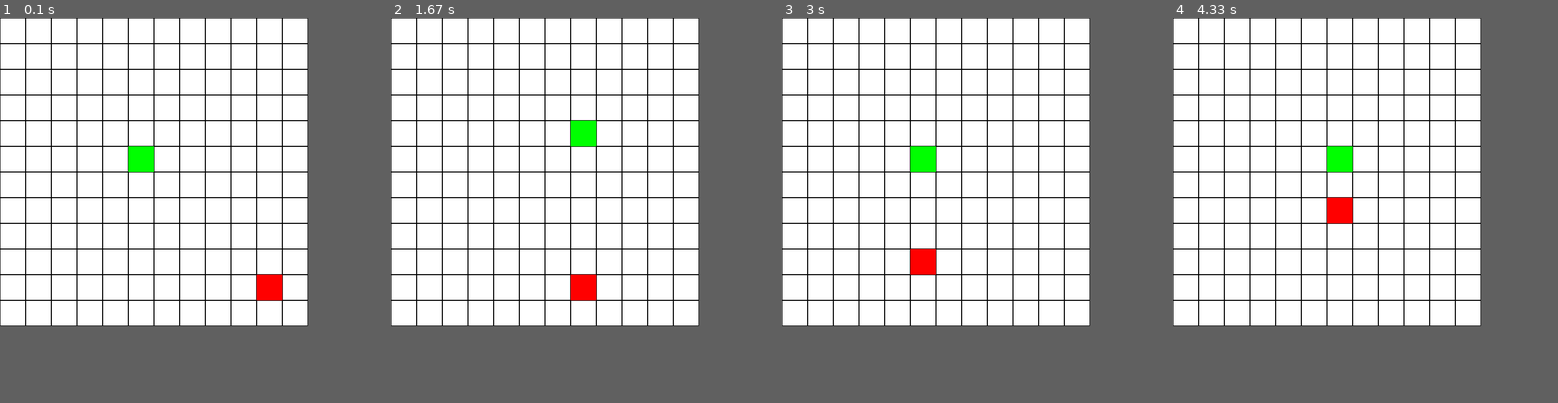
Above: before the commit, frames 1-4 (left to right).
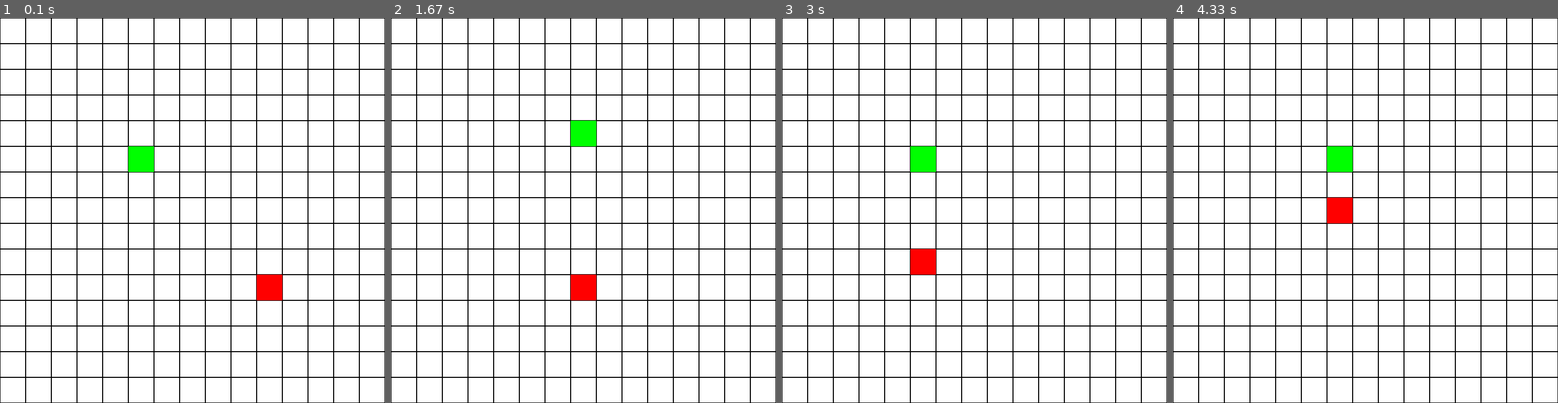
Above: after the commit, the same moments.

Repository: RishitSingh2628/StepStalker
Game: pygame game, started from import pygame.py
Same seed, same stepped clock (60 frames per second), same inputs: the game is played once before the commit and once after it.
Inputs:
- Up to frame 1 (0.1 s): no input
- Up to frame 2 (1.67 s): hold Right 0.33-0.8 s; hold Up 0.83-1.13 s; hold Right 1.17-1.63 s
- Up to frame 3 (3 s): hold Left 1.67-2.2 s; hold Down 2.23-2.53 s; hold Left 2.57-2.97 s
- Up to frame 4 (4.33 s): hold Up 3-3.37 s; hold Right 3.4-4.03 s; hold Down from 4.07 s (still down)
The window is 600x600 before the commit and 750x750 after it. Grey fills any space a smaller window leaves; there, only what the larger window draws over its background counts as a difference.

The runs differ from the first frame. In frame 1, 2.8% of the frame differs, in the area x 0-100%, y 0-100%; in frame 2, 2.8%; in frame 3, 2.8%; in frame 4, 2.8%.

Commit message:
Update import pygame.py
Grid Size Change

Diff:
--- a/import pygame.py
+++ b/import pygame.py
@@ -2,7 +2,7 @@
 
 # Constants for the game
 GRID_SIZE = 50  # Cell size in pixels
-COLS, ROWS = 12, 12  # Grid dimensions
+COLS, ROWS = 15, 15  # Grid dimensions
 WIDTH, HEIGHT = COLS * GRID_SIZE, ROWS * GRID_SIZE
 WHITE = (255, 255, 255)
 RED = (255, 0, 0)
